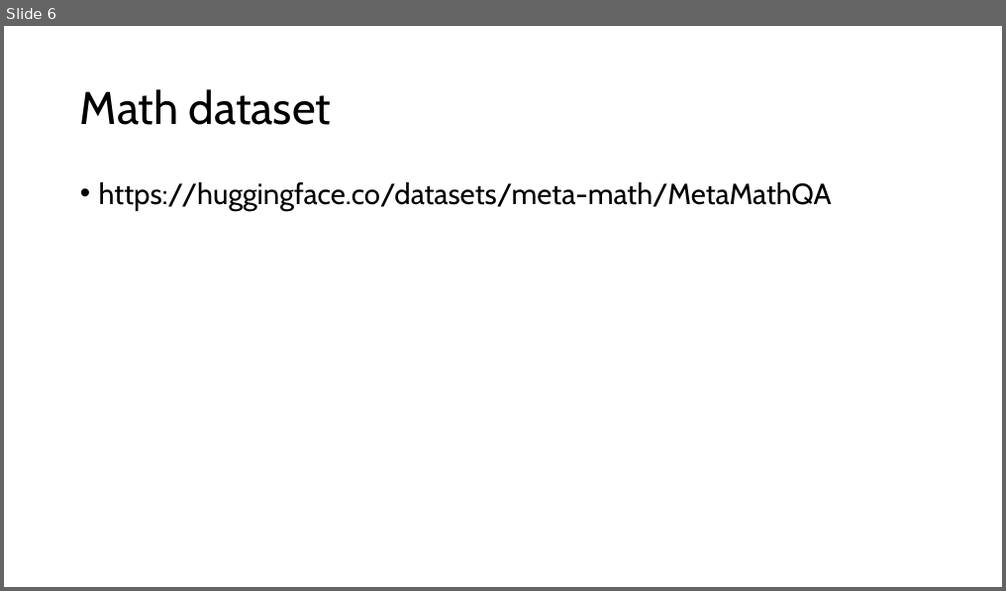
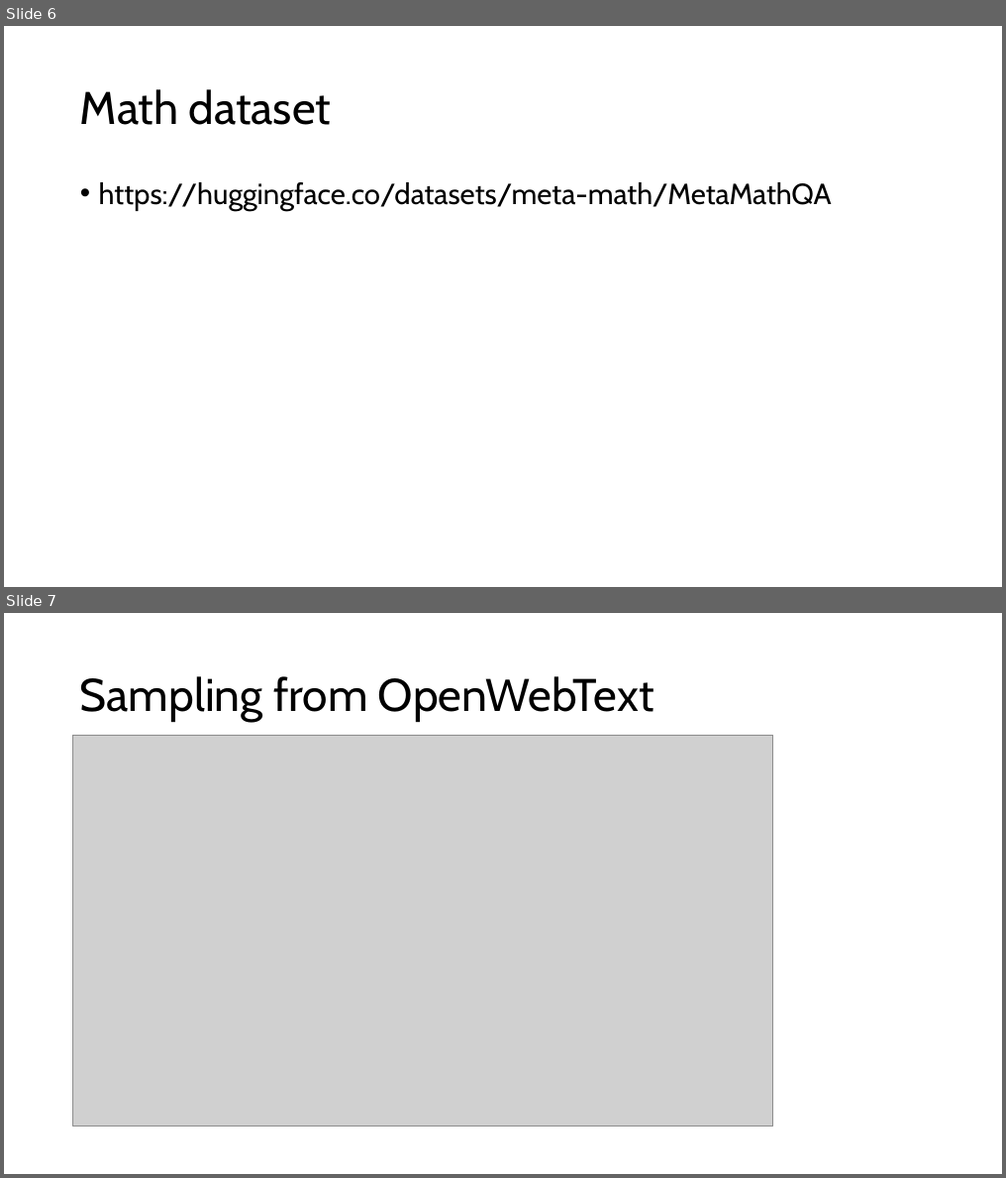
Before and after one commit to Bjorn-Pettersson/A_TRANSPARENT_MOE, a slide deck: draft_BP/Dataset.pptx. Shown one above the other, each under a label of ours: slide 6 before the commit, slides 6 and 7 after it. The pictures are 1006x591 and 1006x1178 pixels, drawn with LibreOffice and Linux fonts; fonts in the diff are those of the drawing; grey boxes stand for pictures. Boxes give left, top, right and bottom in pixels: in the first picture for what was removed or moved away, otherwise in the second. Text is boxed around its words. In the diff, an @@ line names an element or a change of style, - is before the commit and + after.

```diff
--- a/draft_BP/Dataset.pptx
+++ b/draft_BP/Dataset.pptx
@@ slide 7 added at (4, 613, 1002, 1174), background #FFFFFF @@
@@ title added at (80, 676, 654, 722), 44 pt, text #000000 @@
+Sampling from OpenWebText
@@ picture added at (73, 735, 773, 1128) @@
```
Also in this commit, not shown: 2 other slides added, 54 other files.
